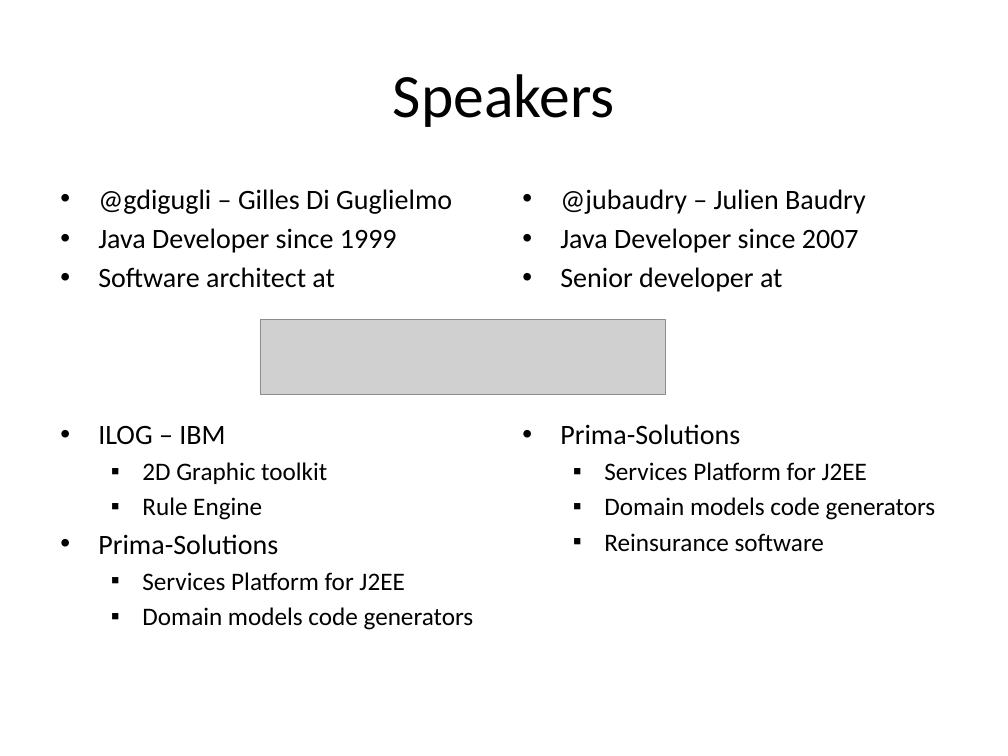
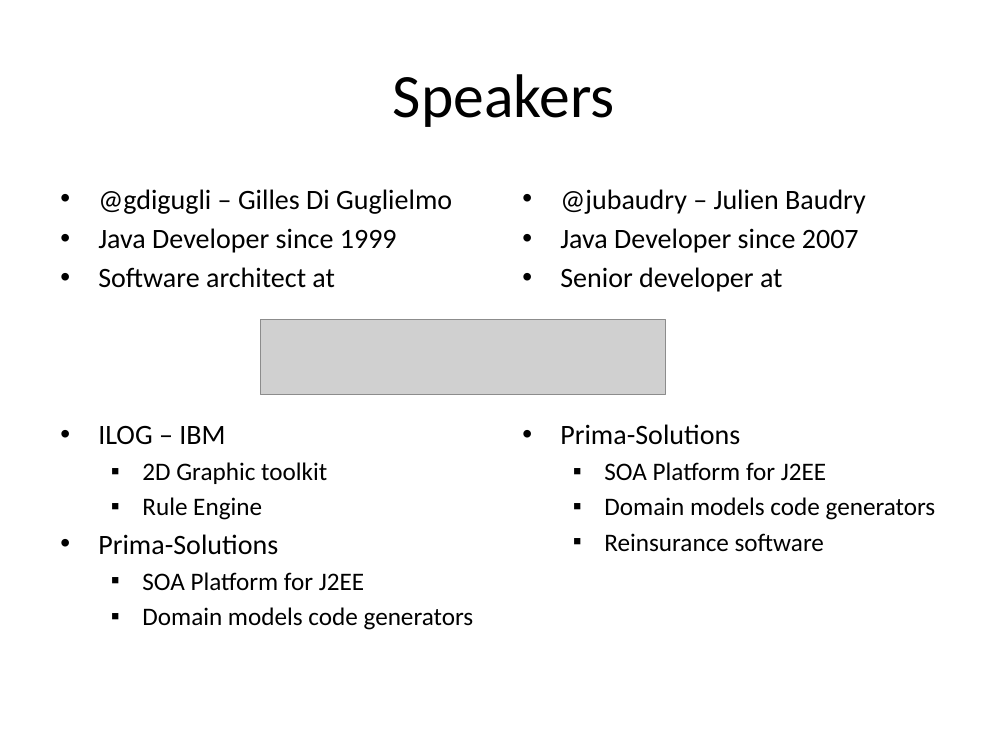
Before and after one commit to lesfurets/mdl4ui, a slide deck: slide 2 of mdl4ui-docs/mdl4ui_cg2013.pptx. Drawn at 1008x756 pixels with LibreOffice and Linux fonts; fonts in the diff are those of the drawing; grey boxes stand for pictures. Boxes give left, top, right and bottom in pixels: in the first picture for what was removed or moved away, otherwise in the second. Text is boxed around its words. In the diff, an @@ line names an element or a change of style, - is before the commit and + after.

Commit message:
udpated field & screen class diagrams
typo in PPT

```diff
--- a/mdl4ui-docs/mdl4ui_cg2013.pptx
+++ b/mdl4ui-docs/mdl4ui_cg2013.pptx
@@ text at (x1=604, y1=462, x2=826, y2=480): text changed @@
-  ▪ Services Platform for J2EE
+  ▪ SOA Platform for J2EE
@@ text at (x1=142, y1=572, x2=364, y2=590): text changed @@
-  ▪ Services Platform for J2EE
+  ▪ SOA Platform for J2EE
```
Also in this commit, not shown: 10 other slides changed, 3 other files.
